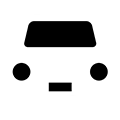
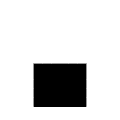
The second (120, 120) image is a revision of the first. Changes to its layers:
added group "グループ 1" with 3 layers above "楕円形 1" over (x1=12, y1=21, x2=108, y2=107)
added layer "レイヤー 8 のコピー" in group "グループ 1" over (x1=24, y1=21, x2=97, y2=48)
added layer "レイヤー 3" in group "グループ 1" over (x1=21, y1=62, x2=99, y2=107)
added layer "長方形 1" in group "グループ 1" over (x1=33, y1=63, x2=92, y2=107)
hid "レイヤー 1 のコピー" over (x1=12, y1=21, x2=108, y2=106)
